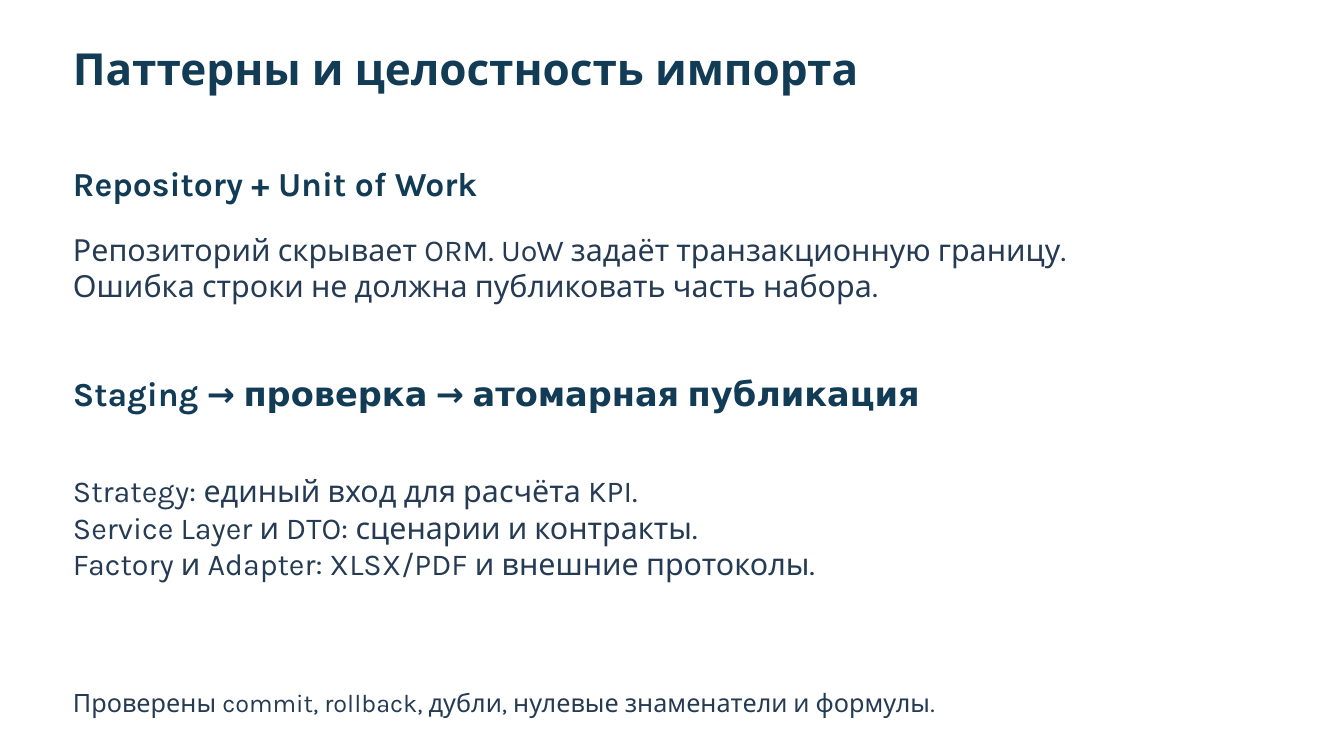
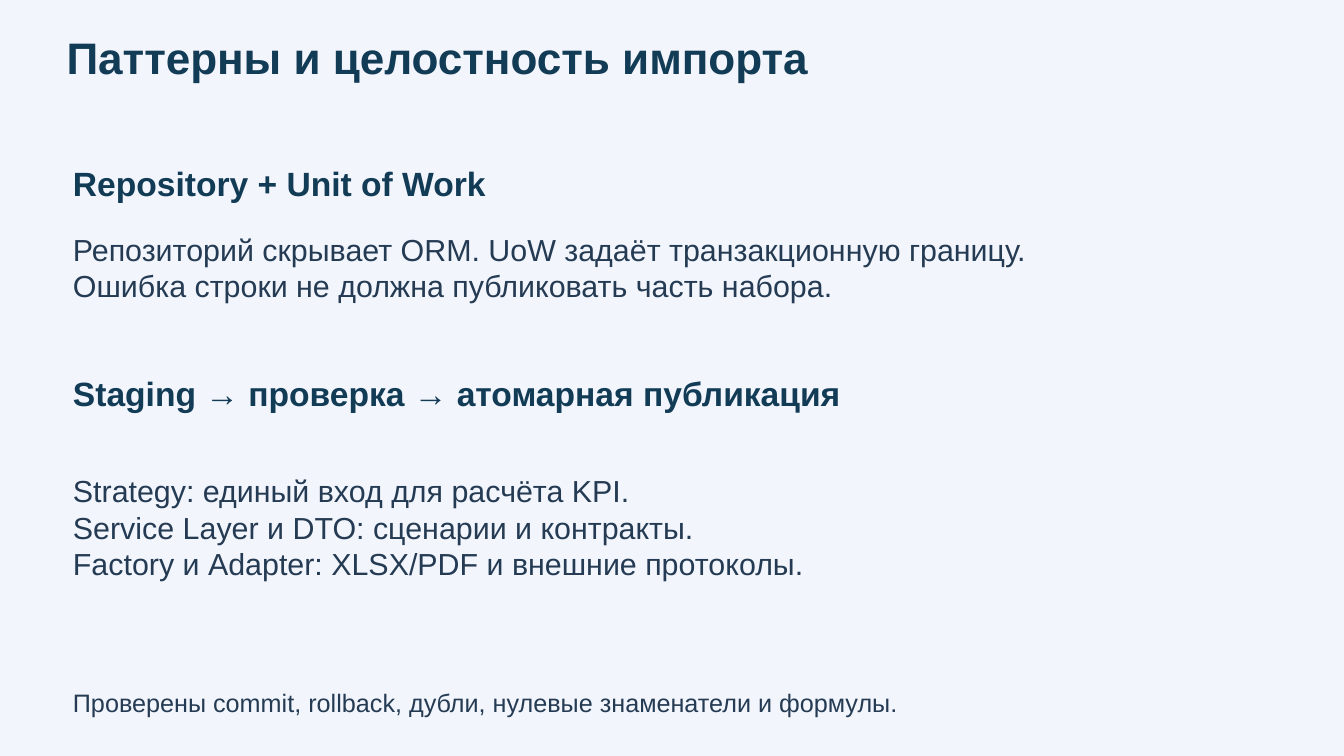
Before and after one commit to rebekevshailiya-rgb/business-metrics-analyzer1, a slide deck: slide 6 of docs/architecture/pz04_presentation.pptx. Drawn at 1344x756 pixels with LibreOffice and Linux fonts; fonts in the diff are those of the drawing. Boxes give left, top, right and bottom in pixels: in the first picture for what was removed or moved away, otherwise in the second. Text is boxed around its words. In the diff, an @@ line names an element or a change of style, - is before the commit and + after.

```diff
--- a/docs/architecture/pz04_presentation.pptx
+++ b/docs/architecture/pz04_presentation.pptx
@@ background #FFFFFF to #F2F5FC @@
@@ font Karla to Arial in 6 elements at (73,171,485,203), (73,238,1026,303), (73,381,840,413), (73,479,803,581), (73,693,897,718), (67,43,807,82) @@
@@ text "Паттерны и целостность импорта": place and size @@
-text "Паттерны и целостность импорта" at (73,53,858,96)
+text "Паттерны и целостность импорта" at (67,43,807,82)
```
Also in this commit, not shown: 1 other slide changed, 6 slides added, 5 slides removed.
